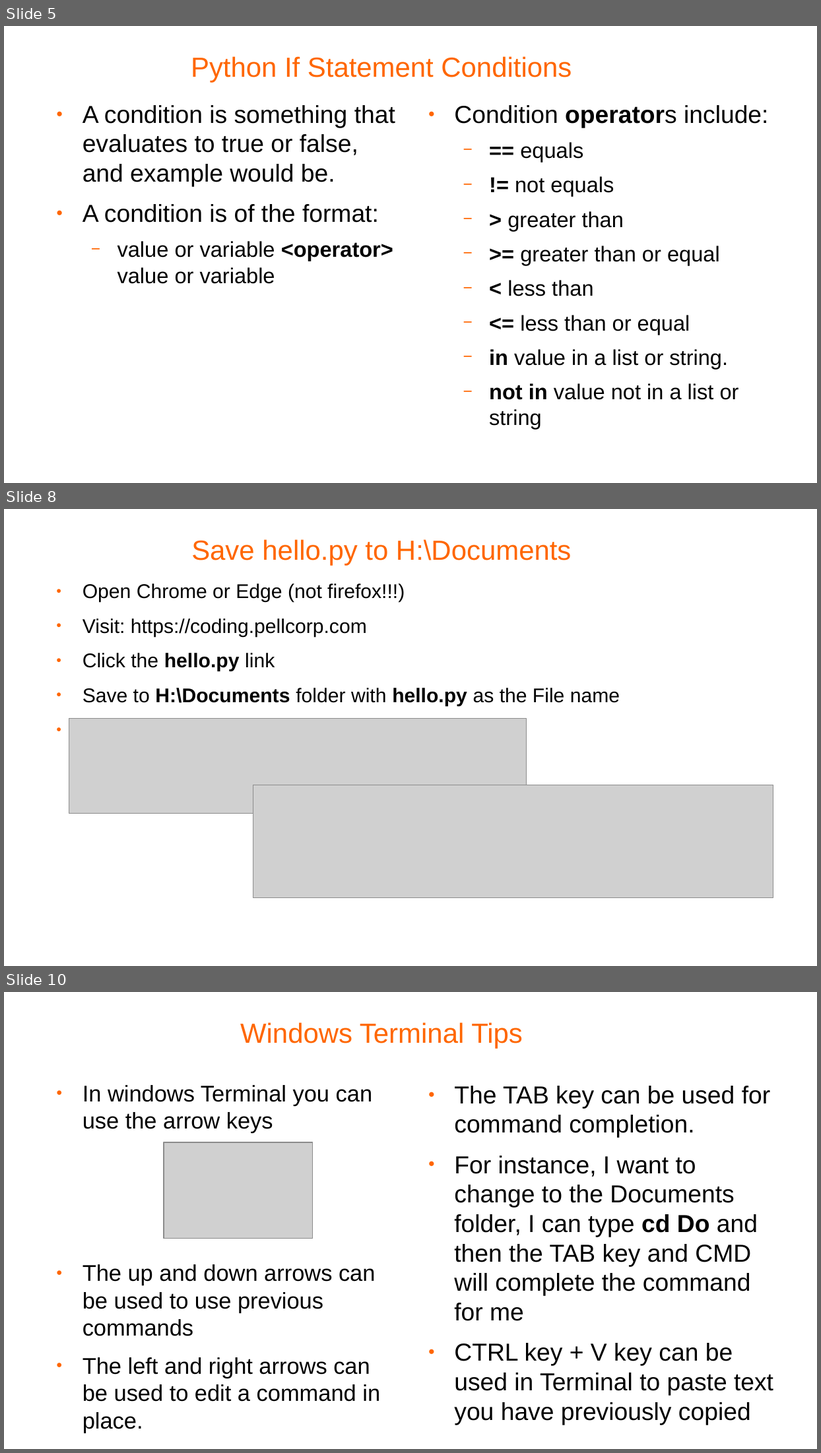
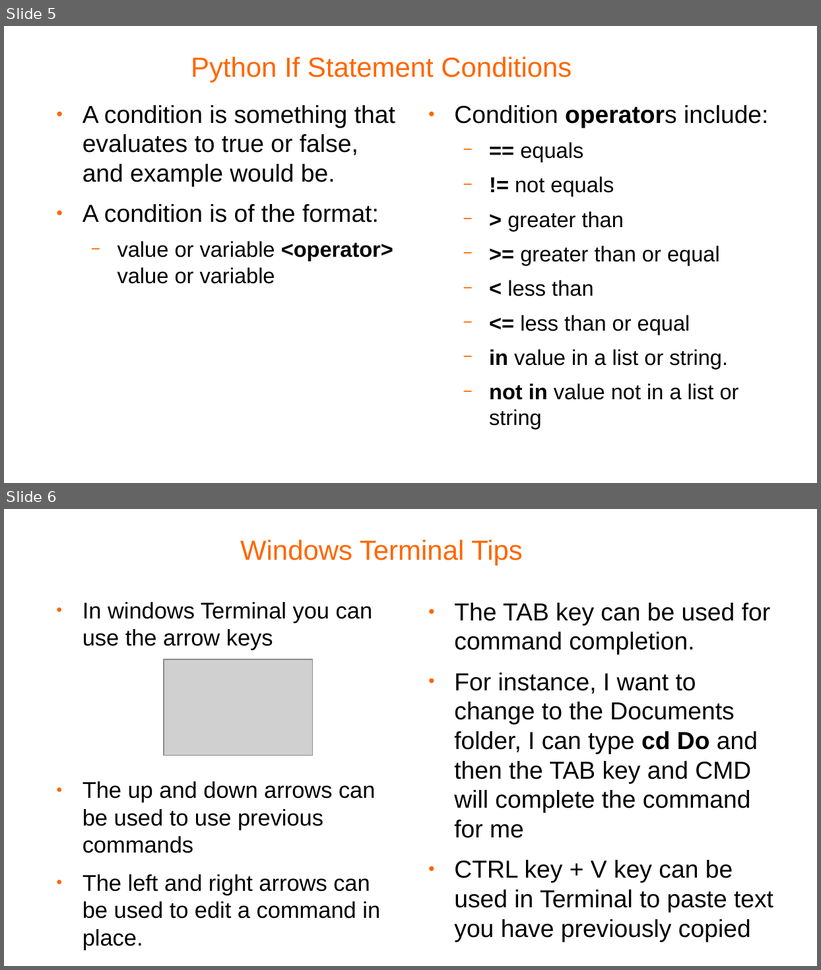
Before and after one commit to pellcorp/coding, a slide deck: docs/python-coding.odp. Shown one above the other, each under a label of ours: slides 5, 8 and 10 before the commit, slides 5 and 6 after it; the slides between them are not shown. The pictures are 821x1453 and 821x970 pixels, drawn with LibreOffice and Linux fonts; fonts in the diff are those of the drawing; grey boxes stand for pictures; background and template pictures are left out. Boxes give left, top, right and bottom in pixels: in the first picture for what was removed or moved away, otherwise in the second. Text is boxed around its words. In the diff, an @@ line names an element or a change of style, - is before the commit and + after.

```diff
--- a/docs/python-coding.odp
+++ b/docs/python-coding.odp
@@ slide 8 removed at bbox=[4, 509, 817, 966], background #FFFFFF @@
@@ title removed at bbox=[191, 539, 571, 565] @@
-Save hello.py to H:\Documents
@@ text removed at bbox=[83, 584, 620, 706] @@
-● Open Chrome or Edge (not firefox!!!)
-● Visit: https://coding.pellcorp.com
-● Click the hello.py link
-● Save to H:\Documents folder with hello.py as the File name
-● Make sure to uncheck Append extension
@@ picture removed at bbox=[69, 719, 527, 814] @@
@@ picture removed at bbox=[253, 785, 774, 898] @@
@@ what was slide 10 is now slide 6 @@
```
Also in this commit, not shown: 4 slides changed, 1 slide added, 3 other files.
